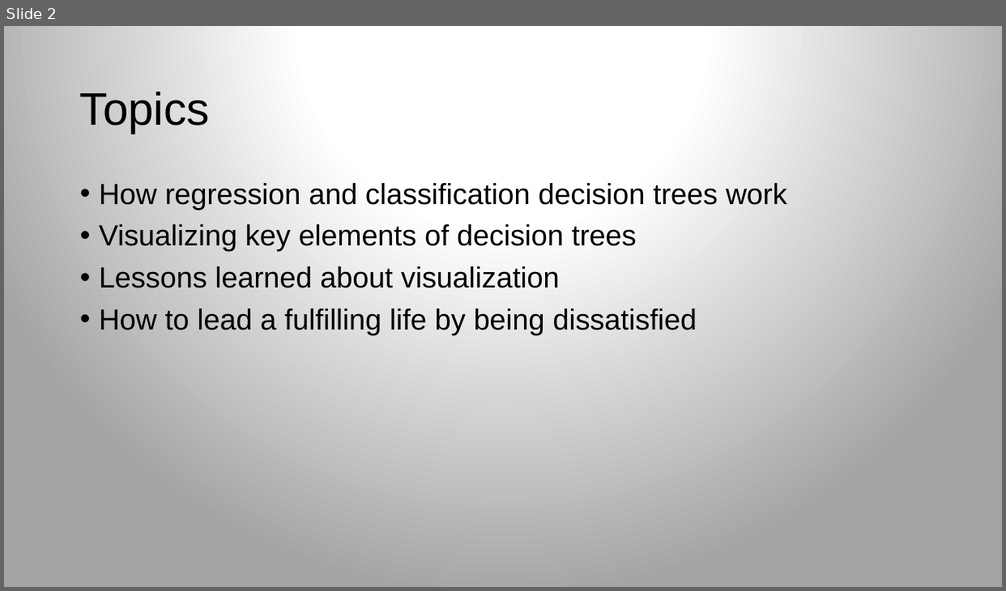
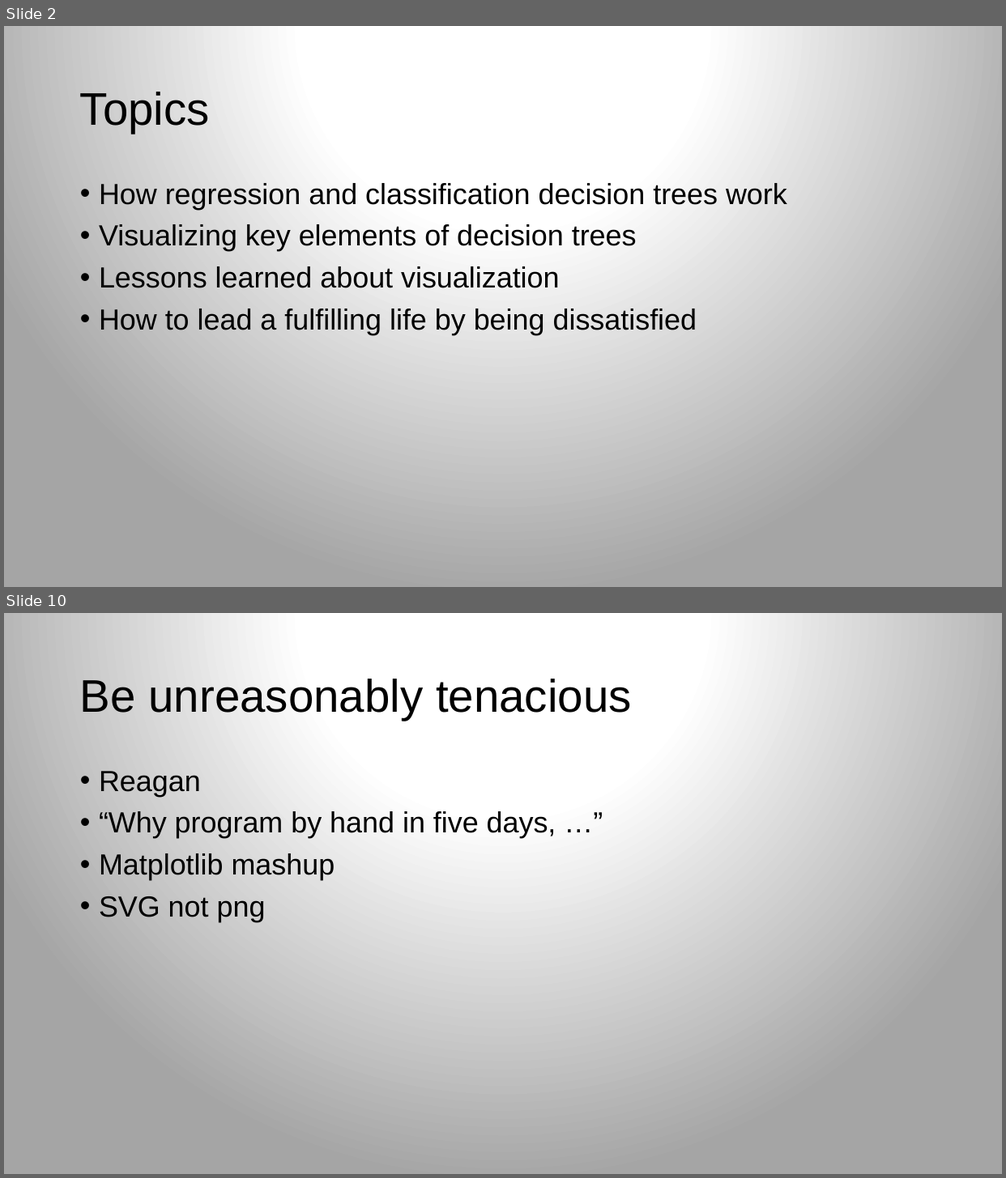
Before and after one commit to rspadim/dtreeviz, a slide deck: talk/dtreeviz.pptx. Shown one above the other, each under a label of ours: slide 2 before the commit, slides 2 and 10 after it; the slides between them are not shown. The pictures are 1006x591 and 1006x1178 pixels, drawn with LibreOffice and Linux fonts; fonts in the diff are those of the drawing; background and template pictures are left out. Boxes give left, top, right and bottom in pixels: in the first picture for what was removed or moved away, otherwise in the second. Text is boxed around its words. In the diff, an @@ line names an element or a change of style, - is before the commit and + after.

```diff
--- a/talk/dtreeviz.pptx
+++ b/talk/dtreeviz.pptx
@@ slide 10 added at [4, 613, 1002, 1174], background gradient #FFFFFF to #A5A5A5 @@
@@ title added at [80, 679, 632, 720], 44 pt, text #000000 @@
+Be unreasonably tenacious
@@ text added at [99, 771, 556, 922], 28 pt, text #000000 @@
+• Reagan
+• “Why program by hand in five days, …”
+• Matplotlib mashup
+• SVG not png
```
Also in this commit, not shown: 1 slide changed, 9 other slides added, 2 other files.
